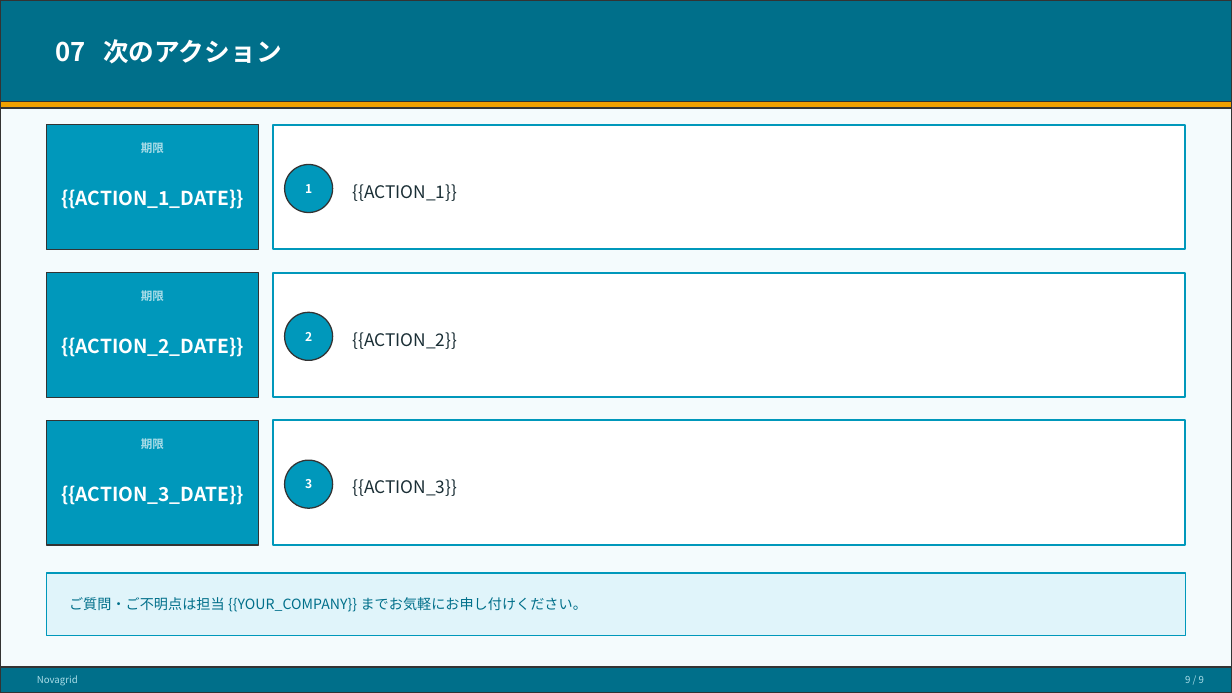
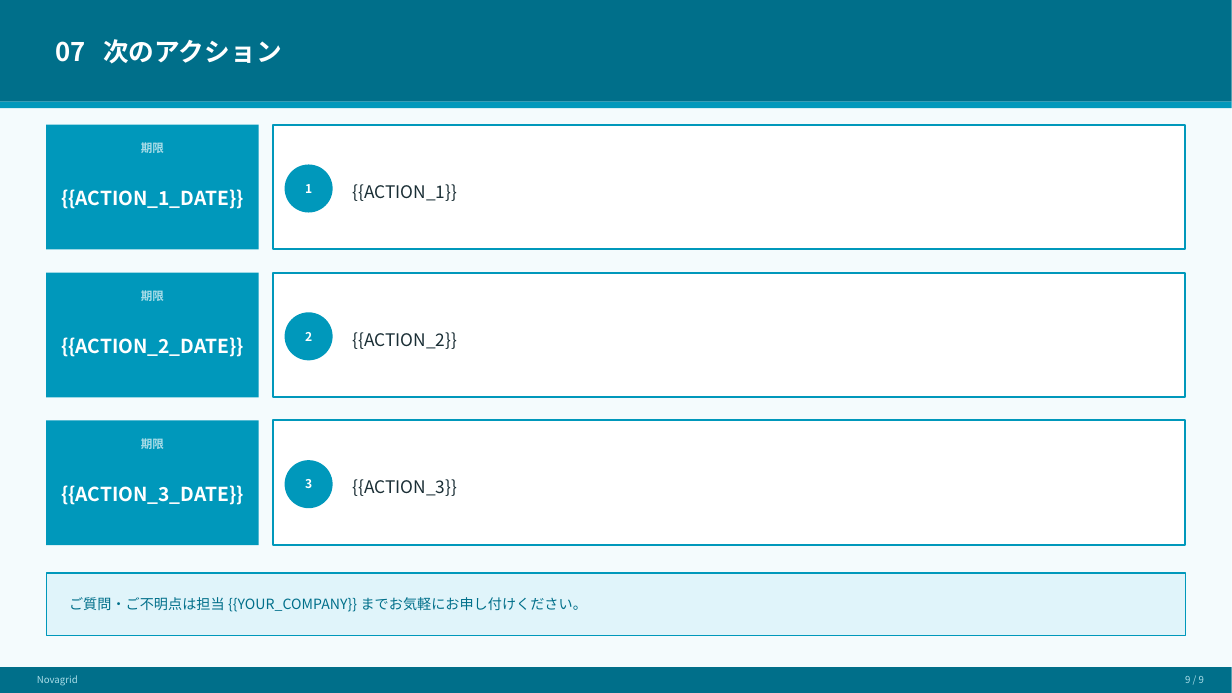
Before and after one commit to soraiida-glitch/exhibition-asset, a slide deck: slide 9 of templates/proposal_template.pptx. Drawn at 1232x693 pixels with LibreOffice and Linux fonts; fonts in the diff are those of the drawing. Boxes give left, top, right and bottom in pixels: in the first picture for what was removed or moved away, otherwise in the second. Text is boxed around its words. In the diff, an @@ line names an element or a change of style, - is before the commit and + after.

```diff
--- a/templates/proposal_template.pptx
+++ b/templates/proposal_template.pptx
@@ rectangle at <box>0,102,1232,108</box>: fill #F0A000 to #0098BB; outline #333333 1 pt to none @@
@@ outline #333333 1 pt to none in 9 elements at <box>0,0,1232,693</box>, <box>0,0,1232,102</box>, <box>0,667,1232,693</box>, <box>46,125,259,250</box>, <box>285,165,333,213</box>, <box>46,273,259,397</box>, <box>285,312,333,360</box>, <box>46,421,259,545</box>, <box>285,460,333,508</box> @@
```
Also in this commit, not shown: 8 other slides changed, 8 other files.
